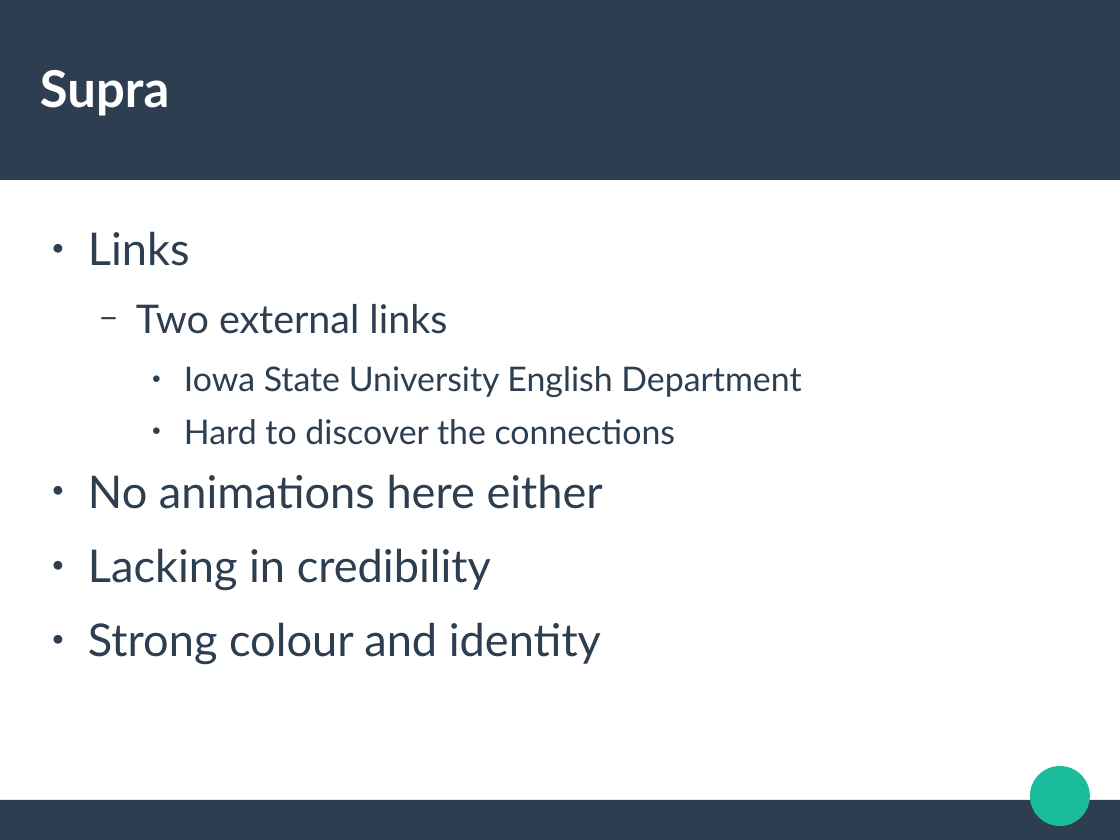
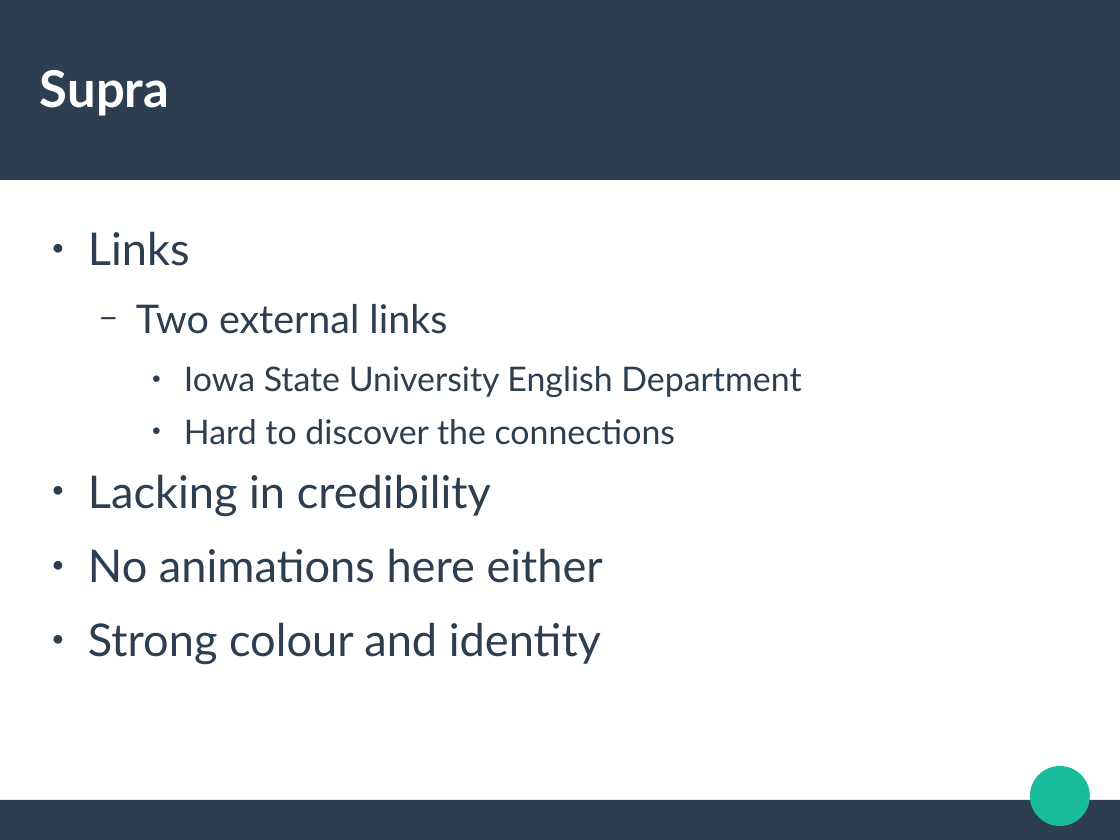
Before and after one commit to codedevstem/School, a slide deck: slide 18 of dikult205/present/Presentation.odp. Drawn at 1120x840 pixels with LibreOffice and Linux fonts; fonts in the diff are those of the drawing. Boxes give left, top, right and bottom in pixels: in the first picture for what was removed or moved away, otherwise in the second. Text is boxed around its words. In the diff, an @@ line names an element or a change of style, - is before the commit and + after.

```diff
--- a/dikult205/present/Presentation.odp
+++ b/dikult205/present/Presentation.odp
@@ text at (x1=88, y1=474, x2=491, y2=516): paragraph added @@
+● Lacking in credibility
@@ text at (x1=88, y1=548, x2=491, y2=591): paragraph removed @@
-● Lacking in credibility
```
Also in this commit, not shown: 7 other slides changed, 1 other file.
